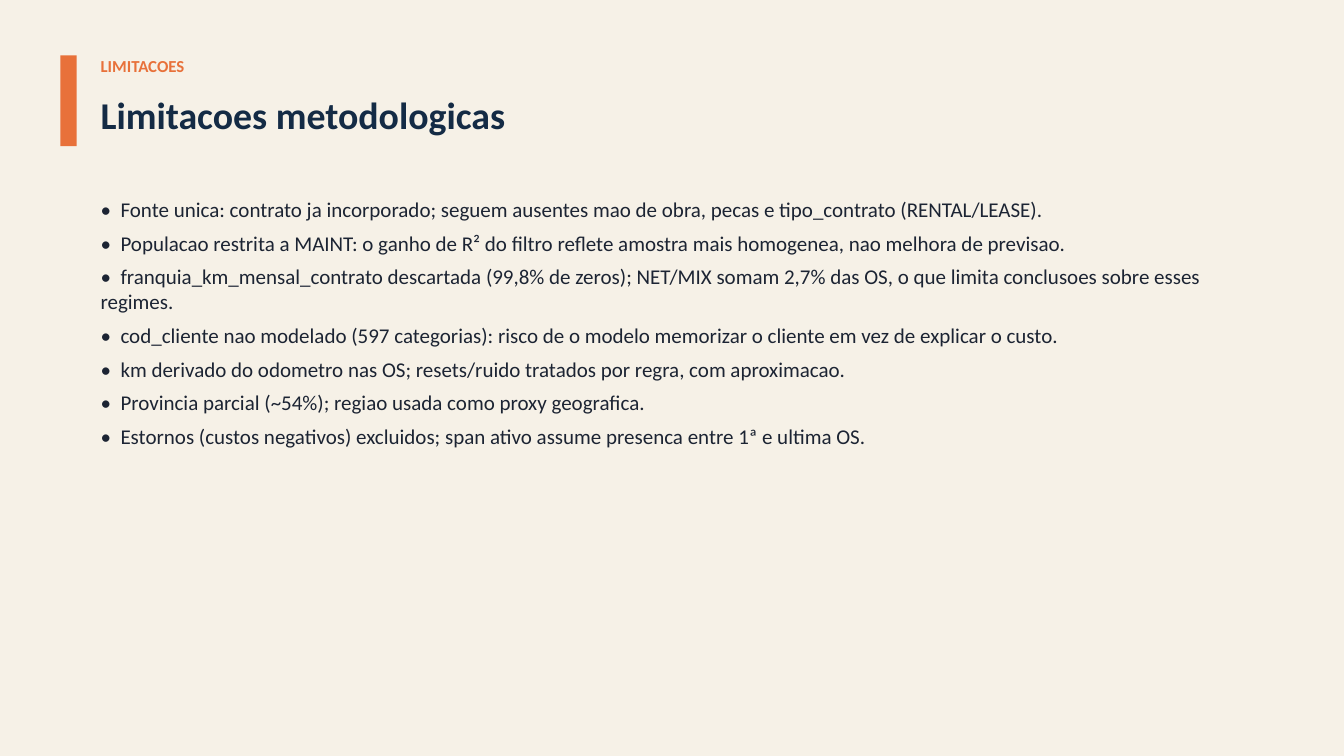
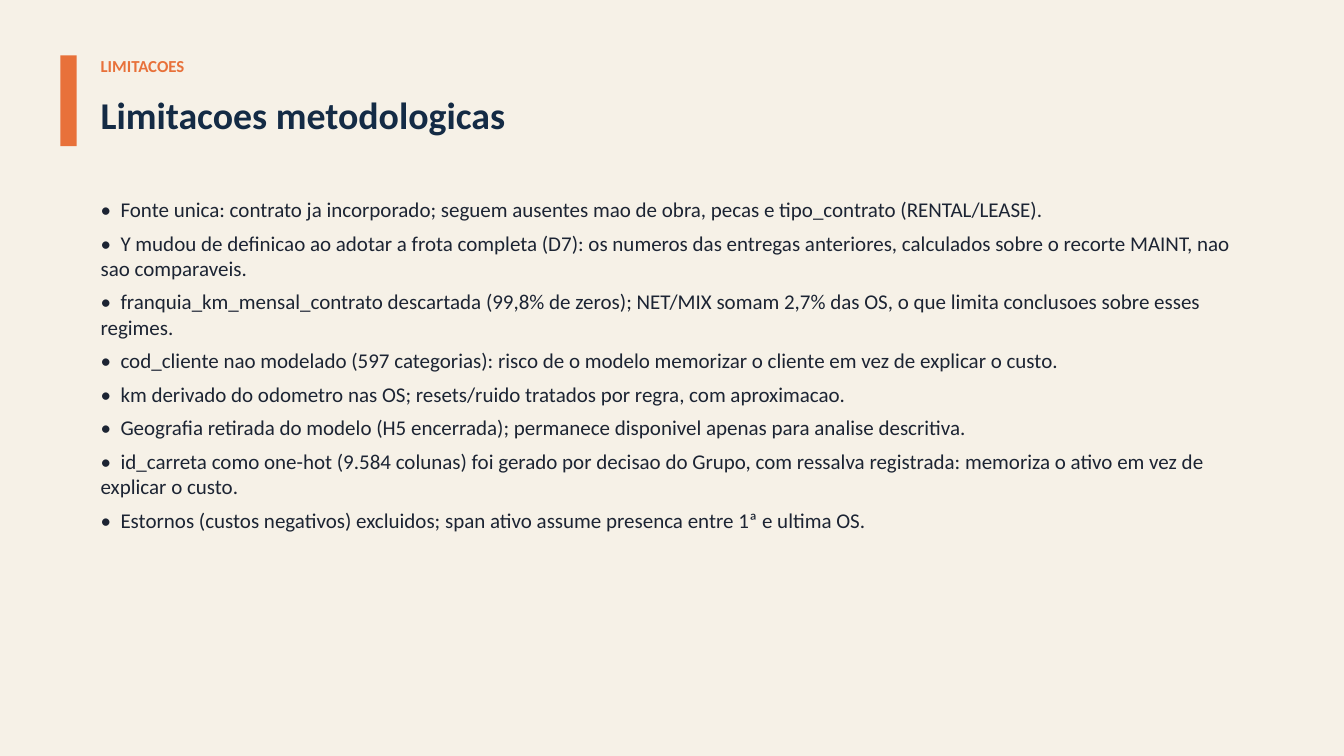
Before and after one commit to giovanicani/quatro_norte, a slide deck: slide 22 of docs/entregas/Apresentacao_QuatroNorte.pptx. Drawn at 1344x756 pixels with LibreOffice and Linux fonts; fonts in the diff are those of the drawing. Boxes give left, top, right and bottom in pixels: in the first picture for what was removed or moved away, otherwise in the second. Text is boxed around its words. In the diff, an @@ line names an element or a change of style, - is before the commit and + after.

```diff
--- a/docs/entregas/Apresentacao_QuatroNorte.pptx
+++ b/docs/entregas/Apresentacao_QuatroNorte.pptx
@@ text at (x1=101, y1=236, x2=1229, y2=280): text changed @@
-• Populacao restrita a MAINT: o ganho de R² do filtro reflete amostra mais homogenea, nao melhora de previsao.
+• Y mudou de definicao ao adotar a frota completa (D7): os numeros das entregas anteriores, calculados sobre o recorte MAINT, nao sao comparaveis.
@@ text at (x1=101, y1=420, x2=1203, y2=498): text changed @@
-• Provincia parcial (~54%); regiao usada como proxy geografica.
+• Geografia retirada do modelo (H5 encerrada); permanece disponivel apenas para analise descritiva.
+• id_carreta como one-hot (9.584 colunas) foi gerado por decisao do Grupo, com ressalva registrada: memoriza o ativo em vez de explicar o custo.
```
Also in this commit, not shown: 7 other slides changed, 40 other files.
